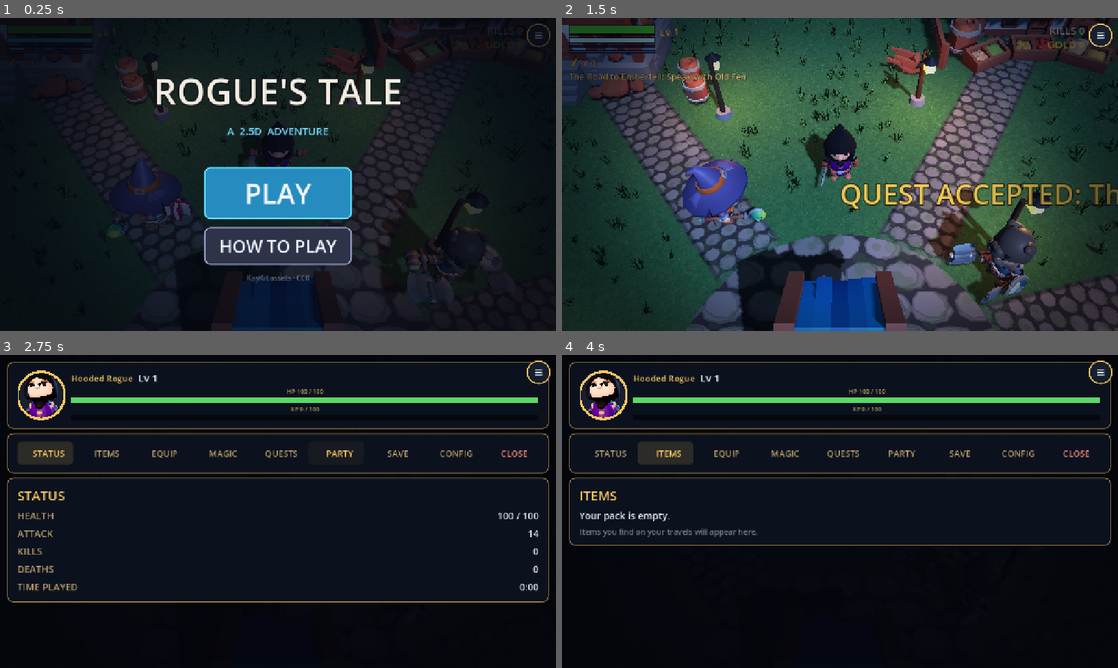
Above: before the commit, frames 1-4 (two rows, left to right).
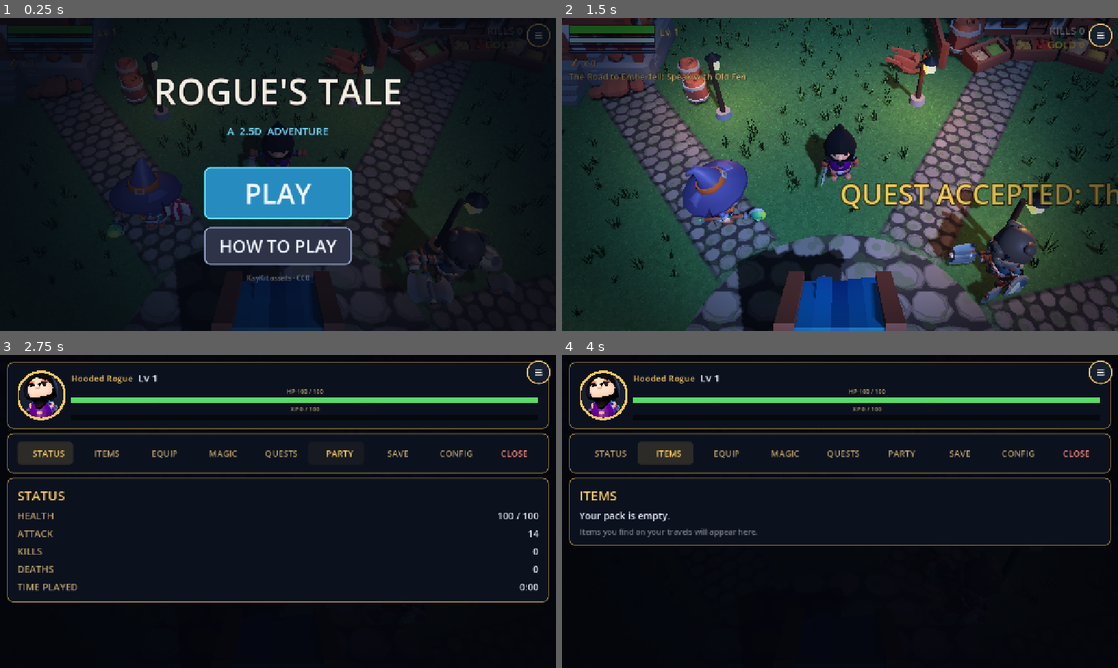
Above: after the commit, the same moments.

Repository: OuterHeavenX/godot-2.5D-rpg
Game: Godot game, scene res://src/world/main.tscn
Two runs of this game, one before a commit and one after it. Both use one fixed random seed, a clock stepped at 60 frames per second and the inputs below.
Inputs (mouse positions are in pixels of both pictures, inside the frame that each line leads up to):
- Up to frame 1 (0.25 s): no input
- Up to frame 2 (1.5 s): click "PLAY" at 0.5 s; click "SKIP" at 1.25 s
- Up to frame 3 (2.75 s): drag from (539, 373) to (333, 442) at 2.02 s
- Up to frame 4 (4 s): click "STATUS" at 2.75 s; click "ITEMS" at 3.5 s

The runs differ from the first frame. In frame 1, less than 0.1% of the frame differs, in the area x 28-63%, y 10-46%; in frame 2, 1.6%, in the area x 0-100%, y 0-96%; in frame 3, less than 0.1%; in frame 4, less than 0.1%.

Commit message:
Boss island rework: open black water east of the wilds, separate round island, bridge from the mainland shore (per Jimmy's sketch)

Diff:
--- a/src/enemy/boss.gd
+++ b/src/enemy/boss.gd
@@ -18,8 +18,8 @@
 	xp_reward = 400
 	avoid_lake = false
 	# Island bounds: never leaves.
-	roam_min = Vector2(13.0, 53.0)
-	roam_max = Vector2(21.0, 61.0)
+	roam_min = Vector2(31.0, 51.0)
+	roam_max = Vector2(43.0, 63.0)
 	super._ready()
 	add_to_group("boss")
 	scale = Vector3(1.65, 1.65, 1.65)
--- a/src/enemy/skeleton.gd
+++ b/src/enemy/skeleton.gd
@@ -135,13 +135,7 @@
 	global_position.z = clampf(global_position.z, roam_min.y, roam_max.y)
 	if avoid_lake:
 		# The black water bars the wild dead (see IslandLake).
-		var flat := Vector2(global_position.x, global_position.z)
-		var to_lake := flat - Vector2(17.0, 57.0)
-		var lake_dist := to_lake.length()
-		if lake_dist < 9.6 and lake_dist > 0.01:
-			var out := to_lake / lake_dist * 9.6
-			global_position.x = 17.0 + out.x
-			global_position.z = 57.0 + out.y
+		global_position = IslandLake.keep_out_of_water(global_position)
 
 func _wander(delta: float) -> void:
 	if _idle_timer > 0.0:
--- a/src/quest/quest_db.gd
+++ b/src/quest/quest_db.gd
@@ -61,7 +61,7 @@
 		"complete_lines": [
 			"What Stirs Below",
 			"Eight shattered. But you felt it too, didn't you? They weren't wandering — they were called.",
-			"There's a lake in the southeast wilds, black as a drowned man's dream. Cross it, and you'll find what's calling them.",
+			"There's black water east of the wilds, dark as a drowned man's dream. Cross the bridge, and you'll find what's calling them.",
 		],
 		"reward_gold": 150,
 		"reward_xp": 100,
@@ -73,16 +73,16 @@
 		"main": true,
 		"prereq": "what_stirs_below",
 		"objective_type": "reach",
-		"objective_target": [17.0, 57.0, 4.0],
+		"objective_target": [37.0, 57.0, 5.0],
 		"objective_text": "Cross the bridge to the island",
 		"offer": [
 			"The Black Water",
-			"Past the southeast wilds runs black water, and over it a bridge no living hands maintain.",
+			"East of the wilds lies black water, and over it a bridge no living hands maintain.",
 			"On the island beyond, something old wears a crown of drowned gold.",
 			"Cross the bridge. See what's waiting. Then come back — if you can.",
 		],
 		"reminder": [
-			"Southeast wilds. Cross the bridge to the island.",
+			"East, past the wilds. Cross the bridge to the island.",
 		],
 		"complete_lines": [
 			"The Black Water",
--- a/src/world/grass_field.gd
+++ b/src/world/grass_field.gd
@@ -47,7 +47,7 @@
 
 func _in_clearing(x: float, z: float) -> bool:
 	# No grass in the black water or on the bridge.
-	if ISLAND_LAKE.is_in_lake(x, z, 1.5):
+	if ISLAND_LAKE.is_in_water(x, z, 1.5):
 		return true
 	if ISLAND_LAKE.is_on_bridge_path(x, z):
 		return true
--- a/src/world/island_lake.gd
+++ b/src/world/island_lake.gd
@@ -1,30 +1,46 @@
 class_name IslandLake
 extends Node3D
-## The black water: a dark lake in the southeast wilds, a wooden bridge
-## crossing it, and a small cursed island holding Vorgath, the Drowned King.
-
-const LAKE_CENTER := Vector2(17.0, 57.0)
-const LAKE_RADIUS := 8.5
-const ISLAND_RADIUS := 4.5
+## The black water: open dark water off the east side of the wilderness,
+## a wooden bridge from the mainland shore, and a separate round cursed
+## island holding Vorgath, the Drowned King.
+
+const WATER_X0 := 24.0 # West edge: the mainland shoreline.
+const WATER_X1 := 70.0 # East edge: runs off into the fog.
+const WATER_Z0 := 40.0 # North edge.
+const WATER_Z1 := 74.0 # South edge.
+const ISLAND_CENTER := Vector2(37.0, 57.0)
+const ISLAND_RADIUS := 7.0
 const ISLAND_TOP_Y := 0.35
 const BRIDGE_Z := 57.0
-const BRIDGE_X0 := 5.5 # West end, on grass.
-const BRIDGE_X1 := 12.8 # East end, on the island.
+const BRIDGE_X0 := 22.0 # West end, on grass.
+const BRIDGE_X1 := 30.6 # East end, on the island.
 const BRIDGE_W := 3.0
 const BOSS_SCENE := preload("res://src/enemy/boss.tscn")
 
-static func is_in_lake(x: float, z: float, margin := 0.0) -> bool:
-	return (Vector2(x, z) - LAKE_CENTER).length() < LAKE_RADIUS + margin
+static func is_in_water(x: float, z: float, margin := 0.0) -> bool:
+	return x > WATER_X0 - margin and x < WATER_X1 + margin \
+		and z > WATER_Z0 - margin and z < WATER_Z1 + margin
 
 static func is_on_bridge_path(x: float, z: float) -> bool:
 	return x > BRIDGE_X0 - 1.5 and x < BRIDGE_X1 + 1.5 \
 		and absf(z - BRIDGE_Z) < BRIDGE_W * 0.5 + 1.5
+
+## Push a world position out of the water and off the bridge (wild dead).
+static func keep_out_of_water(p: Vector3) -> Vector3:
+	var v := Vector2(p.x, p.z)
+	if is_on_bridge_path(v.x, v.y):
+		v.y = BRIDGE_Z - BRIDGE_W * 0.5 - 1.6
+	if is_in_water(v.x, v.y, 0.4):
+		v.x = WATER_X0 - 0.6
+	p.x = v.x
+	p.z = v.y
+	return p
 
 func _ready() -> void:
 	_build_water()
 	_build_island()
 	_build_bridge()
-	_build_lake_collision()
+	_build_shore_collision()
 	_decorate_island()
 	_spawn_boss()
 
@@ -40,41 +56,37 @@
 	return m
 
 func _build_water() -> void:
-	# Muddy shore ring under the water disc.
+	# Muddy shoreline where the water meets the mainland grass.
 	var shore := MeshInstance3D.new()
-	var shore_mesh := CylinderMesh.new()
-	shore_mesh.top_radius = LAKE_RADIUS + 1.4
-	shore_mesh.bottom_radius = LAKE_RADIUS + 1.4
-	shore_mesh.height = 0.04
-	shore_mesh.radial_segments = 48
+	var shore_mesh := BoxMesh.new()
+	shore_mesh.size = Vector3(2.6, 0.05, WATER_Z1 - WATER_Z0)
 	shore.mesh = shore_mesh
-	shore.position = Vector3(LAKE_CENTER.x, 0.02, LAKE_CENTER.y)
+	shore.position = Vector3(WATER_X0 - 0.5, 0.02, (WATER_Z0 + WATER_Z1) * 0.5)
 	shore.material_override = _mat(Color(0.13, 0.11, 0.09))
 	add_child(shore)
 	# Black water: dark, slightly transparent, moonlit sheen.
 	var water := MeshInstance3D.new()
-	var water_mesh := CylinderMesh.new()
-	water_mesh.top_radius = LAKE_RADIUS
-	water_mesh.bottom_radius = LAKE_RADIUS
-	water_mesh.height = 0.04
-	water_mesh.radial_segments = 48
+	var water_mesh := PlaneMesh.new()
+	water_mesh.size = Vector2(WATER_X1 - WATER_X0, WATER_Z1 - WATER_Z0)
 	water.mesh = water_mesh
-	water.position = Vector3(LAKE_CENTER.x, 0.05, LAKE_CENTER.y)
+	water.position = Vector3(
+		(WATER_X0 + WATER_X1) * 0.5, 0.05, (WATER_Z0 + WATER_Z1) * 0.5)
 	water.material_override = _mat(Color(0.03, 0.06, 0.11), 0.75, 0.18, 0.94)
 	add_child(water)
 
 func _build_island() -> void:
 	var rock_mat := _mat(Color(0.16, 0.15, 0.18))
 	var top_mat := _mat(Color(0.20, 0.21, 0.20))
+	var c := Vector3(ISLAND_CENTER.x, 0.0, ISLAND_CENTER.y)
 	# Raised rock base.
 	var base := MeshInstance3D.new()
 	var base_mesh := CylinderMesh.new()
 	base_mesh.top_radius = ISLAND_RADIUS
-	base_mesh.bottom_radius = ISLAND_RADIUS + 1.0
+	base_mesh.bottom_radius = ISLAND_RADIUS + 1.2
 	base_mesh.height = 0.9
-	base_mesh.radial_segments = 24
+	base_mesh.radial_segments = 28
 	base.mesh = base_mesh
-	base.position = Vector3(LAKE_CENTER.x, ISLAND_TOP_Y - 0.45, LAKE_CENTER.y)
+	base.position = c + Vector3(0, ISLAND_TOP_Y - 0.45, 0)
 	base.material_override = rock_mat
 	add_child(base)
 	# Walkable top.
@@ -83,9 +95,9 @@
 	top_mesh.top_radius = ISLAND_RADIUS
 	top_mesh.bottom_radius = ISLAND_RADIUS
 	top_mesh.height = 0.08
-	top_mesh.radial_segments = 24
+	top_mesh.radial_segments = 28
 	top.mesh = top_mesh
-	top.position = Vector3(LAKE_CENTER.x, ISLAND_TOP_Y - 0.04, LAKE_CENTER.y)
+	top.position = c + Vector3(0, ISLAND_TOP_Y - 0.04, 0)
 	top.material_override = top_mat
 	add_child(top)
 	# Collision for the island top.
@@ -97,7 +109,7 @@
 	cyl.radius = ISLAND_RADIUS
 	cyl.height = 1.0
 	cs.shape = cyl
-	cs.position = Vector3(LAKE_CENTER.x, ISLAND_TOP_Y - 0.5, LAKE_CENTER.y)
+	cs.position = c + Vector3(0, ISLAND_TOP_Y - 0.5, 0)
 	body.add_child(cs)
 
 func _build_bridge() -> void:
@@ -163,24 +175,34 @@
 		rail.rotation.z = slope_ang
 		body.add_child(rail)
 
-func _build_lake_collision() -> void:
-	# Ring of blockers around the water, with a gap at the bridge (west).
+func _build_shore_collision() -> void:
 	var body := StaticBody3D.new()
-	body.name = "LakeCollision"
+	body.name = "WaterCollision"
 	add_child(body)
-	var segs := 10
-	var r := LAKE_RADIUS + 0.4
+	# Mainland shore: a line of blockers with a gap at the bridge.
+	var z := WATER_Z0
+	while z <= WATER_Z1:
+		if absf(z - BRIDGE_Z) > 2.8:
+			var col := CollisionShape3D.new()
+			var box := BoxShape3D.new()
+			box.size = Vector3(1.4, 3.0, 3.8)
+			col.shape = box
+			col.position = Vector3(WATER_X0 - 0.6, 1.0, z)
+			body.add_child(col)
+		z += 3.4
+	# Island ring: blockers all around except where the bridge lands (west).
+	var segs := 14
+	var r := ISLAND_RADIUS + 0.6
 	for i in segs:
 		var ang := TAU * float(i) / segs
-		# Skip the segment facing the bridge (angle PI = west).
-		if absf(wrapf(ang - PI, -PI, PI)) < TAU / segs * 0.5 + 0.12:
+		if absf(wrapf(ang - PI, -PI, PI)) < TAU / segs * 0.5 + 0.15:
 			continue
 		var col := CollisionShape3D.new()
 		var box := BoxShape3D.new()
-		box.size = Vector3(TAU * r / segs * 1.15, 3.0, 1.4)
+		box.size = Vector3(TAU * r / segs * 1.15, 3.0, 1.6)
 		col.shape = box
 		col.position = Vector3(
-			LAKE_CENTER.x + r * cos(ang), 1.0, LAKE_CENTER.y + r * sin(ang))
+			ISLAND_CENTER.x + r * cos(ang), 1.0, ISLAND_CENTER.y + r * sin(ang))
 		col.rotation.y = -ang
 		body.add_child(col)
 
@@ -189,11 +211,11 @@
 	var dead_mat := _mat(Color(0.25, 0.20, 0.17))
 	var rng := RandomNumberGenerator.new()
 	rng.seed = 777
+	var c := Vector3(ISLAND_CENTER.x, ISLAND_TOP_Y, ISLAND_CENTER.y)
 	# Dead trees.
-	for i in 3:
-		var ang := TAU * float(i) / 3.0 + 0.5
-		var tp := Vector3(LAKE_CENTER.x + 2.6 * cos(ang), ISLAND_TOP_Y,
-			LAKE_CENTER.y + 2.6 * sin(ang))
+	for i in 4:
+		var ang := TAU * float(i) / 4.0 + 0.5
+		var tp := c + Vector3(4.2 * cos(ang), 0, 4.2 * sin(ang))
 		var tree := Node3D.new()
 		tree.position = tp
 		tree.rotation.y = rng.randf() * TAU
@@ -222,15 +244,14 @@
 			tree.add_child(branch)
 		add_child(tree)
 	# Scattered bones.
-	for i in 8:
+	for i in 10:
 		var ang := rng.randf() * TAU
-		var dist := rng.randf_range(1.0, ISLAND_RADIUS - 0.6)
+		var dist := rng.randf_range(1.5, ISLAND_RADIUS - 0.8)
 		var bone := MeshInstance3D.new()
 		var bm := BoxMesh.new()
 		bm.size = Vector3(rng.randf_range(0.2, 0.5), 0.12, rng.randf_range(0.15, 0.3))
 		bone.mesh = bm
-		bone.position = Vector3(LAKE_CENTER.x + dist * cos(ang), ISLAND_TOP_Y + 0.06,
-			LAKE_CENTER.y + dist * sin(ang))
+		bone.position = c + Vector3(dist * cos(ang), 0.06, dist * sin(ang))
 		bone.rotation.y = rng.randf() * TAU
 		bone.material_override = bone_mat
 		add_child(bone)
@@ -238,11 +259,12 @@
 	var light := OmniLight3D.new()
 	light.light_color = Color(0.35, 0.9, 0.55)
 	light.light_energy = 0.7
-	light.omni_range = 12.0
-	light.position = Vector3(LAKE_CENTER.x, 3.0, LAKE_CENTER.y)
+	light.omni_range = 14.0
+	light.position = c + Vector3(0, 3.0, 0)
 	add_child(light)
 
 func _spawn_boss() -> void:
 	var boss := BOSS_SCENE.instantiate()
-	boss.position = Vector3(LAKE_CENTER.x, ISLAND_TOP_Y + 0.1, LAKE_CENTER.y + 1.5)
+	boss.position = Vector3(
+		ISLAND_CENTER.x, ISLAND_TOP_Y + 0.1, ISLAND_CENTER.y + 1.5)
 	add_child(boss)
--- a/src/world/wilderness.gd
+++ b/src/world/wilderness.gd
@@ -46,7 +46,7 @@
 		var p := Vector3(
 			_rng.randf_range(WILD_MIN.x, WILD_MAX.x), 0,
 			_rng.randf_range(WILD_MIN.y, WILD_MAX.y))
-		if ISLAND_LAKE.is_in_lake(p.x, p.z, 1.5):
+		if ISLAND_LAKE.is_in_water(p.x, p.z, 1.5):
 			continue
 		if ISLAND_LAKE.is_on_bridge_path(p.x, p.z):
 			continue
Not shown, changed: docs/index.html
Not shown, changed: docs/index.pck
